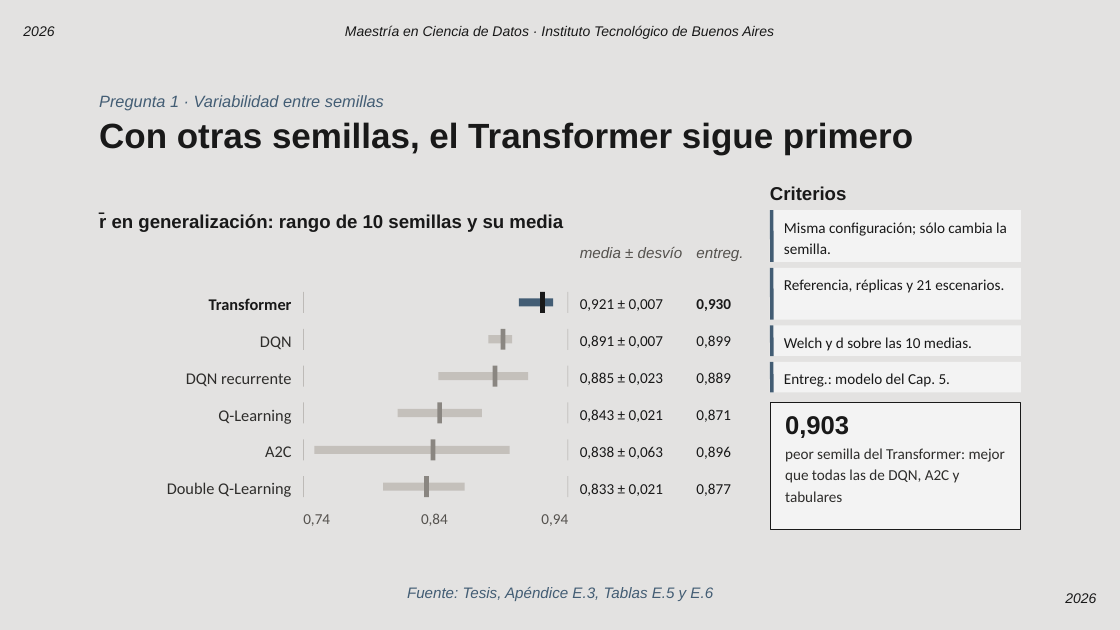
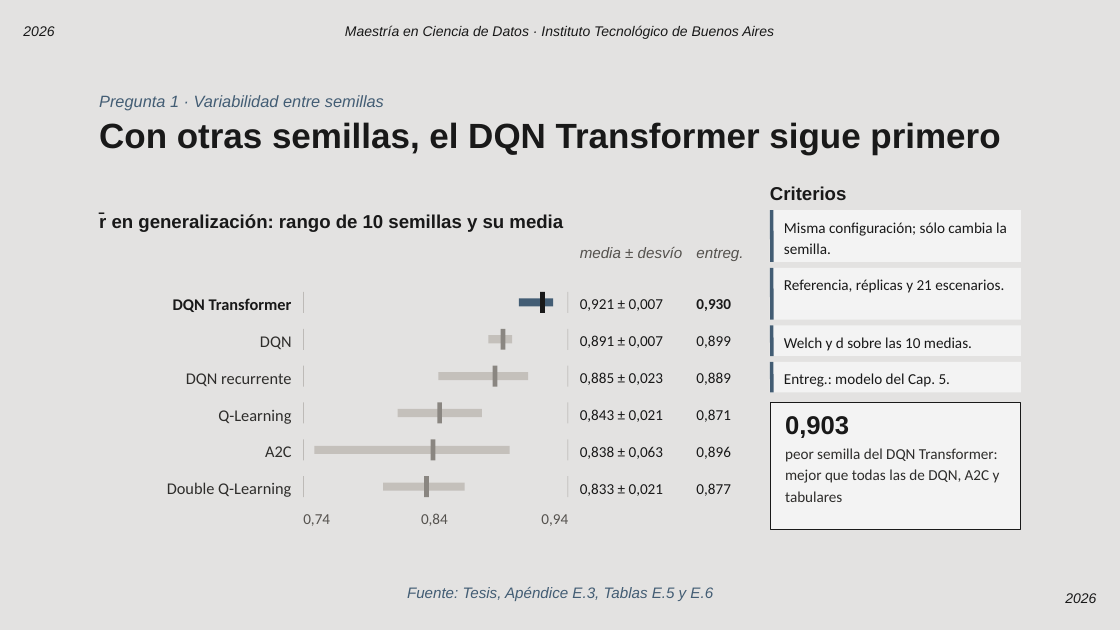
Before and after one commit to Maximiliano0/mPES, a slide deck: slide 13 of writings/out/mPES — Defensa de tesis.pptx. Drawn at 1120x630 pixels with LibreOffice and Linux fonts; fonts in the diff are those of the drawing; background and template pictures are left out. Boxes give left, top, right and bottom in pixels: in the first picture for what was removed or moved away, otherwise in the second. Text is boxed around its words. In the diff, an @@ line names an element or a change of style, - is before the commit and + after.

```diff
--- a/writings/out/mPES — Defensa de tesis.pptx
+++ b/writings/out/mPES — Defensa de tesis.pptx
@@ title at (99,122,1000,155): text changed @@
-Con otras semillas, el Transformer sigue primero
+Con otras semillas, el DQN Transformer sigue primero
@@ text at (173,298,292,312): text changed @@
-Transformer
+DQN Transformer
@@ text at (785,448,1000,502): text changed @@
-peor semilla del Transformer: mejor que todas las de DQN, A2C y tabulares
+peor semilla del DQN Transformer: mejor que todas las de DQN, A2C y tabulares
```
Also in this commit, not shown: 14 other slides changed.
